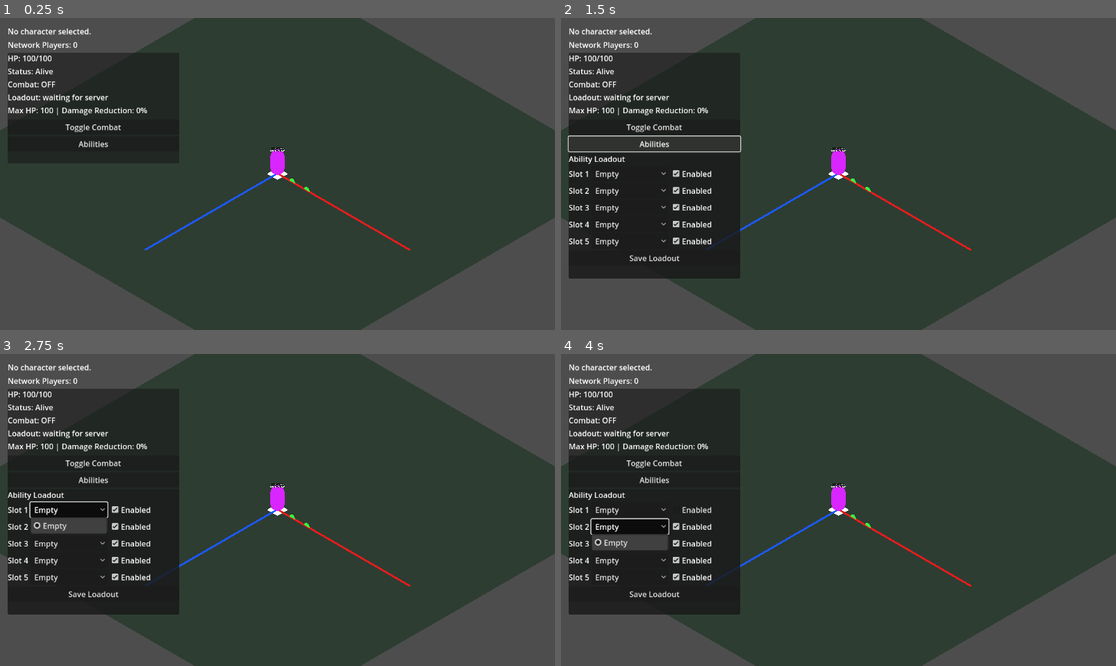
Above: before the commit, frames 1-4 (two rows, left to right).
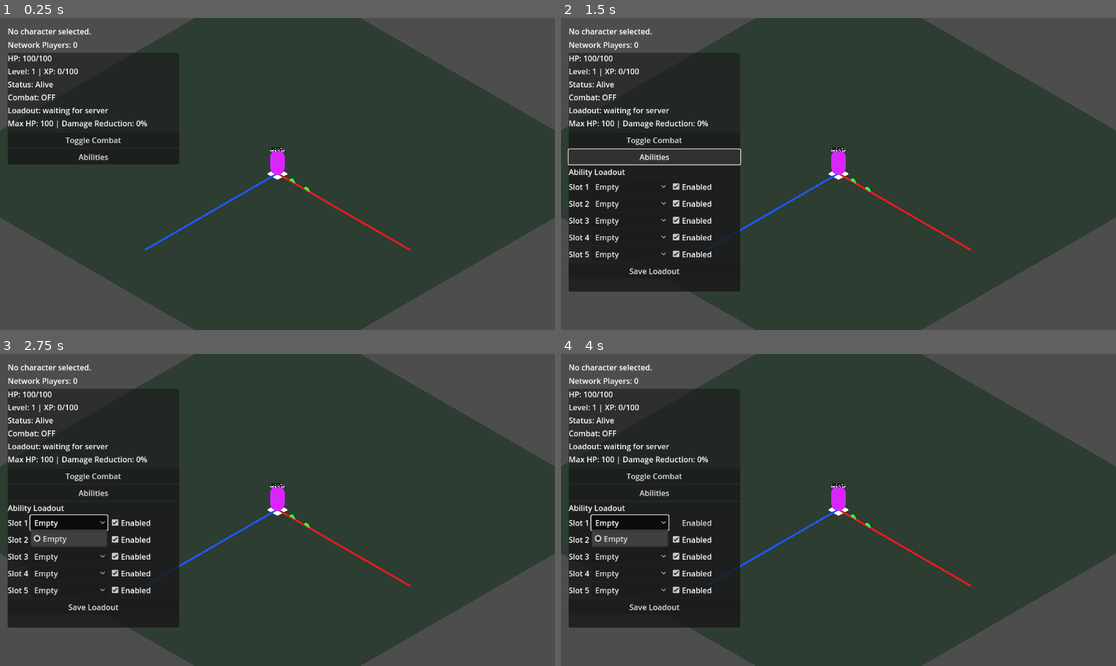
Above: after the commit, the same moments.

Repository: ademastrie/rpg_prototype
Game: Godot game, scene res://scenes/client/client_game.tscn
Two runs of this game, one before a commit and one after it. Both use one fixed random seed, a clock stepped at 60 frames per second and the inputs below. This scene is started directly instead of the project's main scene.
Inputs:
- Up to frame 1 (0.25 s): no input
- Up to frame 2 (1.5 s): click "Toggle Combat" at 0.5 s; click "Abilities" at 1.25 s
- Up to frame 3 (2.75 s): click "Empty" at 2 s
- Up to frame 4 (4 s): click "Enabled" at 2.75 s; click "Empty" at 3.5 s

The runs differ from the first frame. In frame 1, 1.4% of the frame differs, in the area x 1-33%, y 16-47%; in frame 2, 5.1%; in frame 3, 5.6%, in the area x 1-33%, y 16-88%; in frame 4, 5.0%.

Commit message:
Add persistent character XP and leveling

Diff:
--- a/godot/scenes/client/game_hud.tscn
+++ b/godot/scenes/client/game_hud.tscn
@@ -21,6 +21,10 @@
 layout_mode = 2
 text = "HP: 100/100"
 
+[node name="ProgressionLabel" type="Label" parent="Panel/VBoxContainer"]
+layout_mode = 2
+text = "Level: 1 | XP: 0/100"
+
 [node name="StatusLabel" type="Label" parent="Panel/VBoxContainer"]
 layout_mode = 2
 text = "Status: Alive"
--- a/godot/scripts/client/client_game.gd
+++ b/godot/scripts/client/client_game.gd
@@ -48,6 +48,7 @@
 	world_spawner.player_health_updated.connect(_on_player_health_updated)
 	world_spawner.player_down_state_updated.connect(_on_player_down_state_updated)
 	world_spawner.player_combat_stats_updated.connect(_on_player_combat_stats_updated)
+	world_spawner.character_progression_updated.connect(_on_character_progression_updated)
 	world_spawner.combat_mode_updated.connect(_on_combat_mode_updated)
 	world_spawner.ability_enabled_updated.connect(_on_ability_enabled_updated)
 	world_spawner.ability_state_updated.connect(_on_ability_state_updated)
@@ -75,9 +76,11 @@
 
 	var character_name := str(selected_character.get("name", "Unnamed"))
 	var level := int(selected_character.get("level", 1))
+	var xp := int(selected_character.get("xp", 0))
 	var region_id := str(selected_character.get("region_id", "unknown_region"))
 	_character_status_text = "Character: %s | Level %s | Region: %s" % [character_name, level, region_id]
 	status_label.text = _character_status_text
+	game_hud.call("update_progression", level, xp, level * 100)
 	if debug_client_startup_logs:
 		print("Client game loaded character: %s" % selected_character)
 
@@ -192,6 +195,27 @@
 	game_hud.call("update_combat_stats", combat_stats)
 
 
+func _on_character_progression_updated(peer_id: int, progression: Dictionary) -> void:
+	if peer_id != multiplayer.get_unique_id():
+		return
+
+	var level: int = int(progression.get("level", 1))
+	var xp: int = int(progression.get("xp", 0))
+	var xp_to_next: int = int(progression.get("xp_to_next", level * 100))
+	game_hud.call("update_progression", level, xp, xp_to_next)
+	selected_character["level"] = level
+	selected_character["xp"] = xp
+	ClientSession.selected_character["level"] = level
+	ClientSession.selected_character["xp"] = xp
+	_character_status_text = "Character: %s | Level %s | Region: %s" % [
+		str(selected_character.get("name", "Unnamed")),
+		level,
+		str(selected_character.get("region_id", "unknown_region")),
+	]
+	if not _is_local_player_down:
+		status_label.text = _character_status_text
+
+
 func _on_player_down_state_updated(peer_id: int, is_down: bool) -> void:
 	if peer_id != multiplayer.get_unique_id():
 		return
--- a/godot/scripts/client/game_hud.gd
+++ b/godot/scripts/client/game_hud.gd
@@ -6,6 +6,7 @@
 
 @onready var hud_vbox: VBoxContainer = $Panel/VBoxContainer
 @onready var hp_label: Label = $Panel/VBoxContainer/HPLabel
+@onready var progression_label: Label = $Panel/VBoxContainer/ProgressionLabel
 @onready var status_label: Label = $Panel/VBoxContainer/StatusLabel
 @onready var combat_label: Label = $Panel/VBoxContainer/CombatLabel
 @onready var loadout_label: Label = $Panel/VBoxContainer/LoadoutLabel
@@ -32,6 +33,7 @@
 	combat_toggle_button.pressed.connect(_on_combat_toggle_button_pressed)
 	_build_ability_panel()
 	update_health(100, 100)
+	update_progression(1, 0, 100)
 	update_down_state(false)
 	update_combat_mode(false)
 	_build_combat_stats_label()
@@ -52,6 +54,10 @@
 
 func update_health(current_hp: int, max_hp: int) -> void:
 	hp_label.text = "HP: %s/%s" % [current_hp, max_hp]
+
+
+func update_progression(level: int, xp: int, xp_to_next: int) -> void:
+	progression_label.text = "Level: %s | XP: %s/%s" % [level, xp, max(xp_to_next, 1)]
 
 
 func update_down_state(is_down: bool) -> void:
--- a/godot/scripts/server/server_game.gd
+++ b/godot/scripts/server/server_game.gd
@@ -15,6 +15,7 @@
 var _session_kill_counts_by_peer: Dictionary = {}
 var _join_timing_start_msec_by_peer: Dictionary = {}
 
+const XP_PER_ENEMY_KILL: int = 25
 const BACKEND_ABILITY_NAME_BY_KEY: Dictionary = {
 	"slash": "Slash",
 	"hp_regen": "HP Regen",
@@ -170,6 +171,8 @@
 
 	var character_id: int = int(response_data.get("character_id", 0))
 	var character_name: String = str(response_data.get("character_name", ""))
+	var level: int = int(response_data.get("level", 1))
+	var xp: int = int(response_data.get("xp", 0))
 	var region_id: String = str(response_data.get("region_id", ""))
 	var position_x: float = float(response_data.get("position_x", 0.0))
 	var position_y: float = float(response_data.get("position_y", 0.0))
@@ -188,6 +191,9 @@
 		"character_id": character_id,
 		"character_name": character_name,
 		"access_token": access_token,
+		"level": level,
+		"xp": xp,
+		"xp_to_next": level * 100,
 		"region_id": region_id,
 		"position_x": position_x,
 		"position_y": position_y,
@@ -299,6 +305,11 @@
 		world_spawner.register_peer_at_position(peer_id, character_name, Vector3(position_x, 0.0, position_y), loadout, ability_enabled, ability_display_names, ability_keys, unlocked_abilities, ability_slot_indexes)
 	else:
 		world_spawner.register_peer(peer_id, character_name, loadout, ability_enabled, ability_display_names, ability_keys, unlocked_abilities, ability_slot_indexes)
+	world_spawner.call("apply_confirmed_character_progression", peer_id, {
+		"level": int(session.get("level", 1)),
+		"xp": int(session.get("xp", 0)),
+		"xp_to_next": int(session.get("xp_to_next", int(session.get("level", 1)) * 100)),
+	})
 	_log_join_timing(peer_id, "initial player sync sent")
 	enemy_spawner.call("sync_peer", peer_id)
 	_log_join_timing(peer_id, "initial enemy sync sent")
@@ -520,6 +531,7 @@
 	var kill_count: int = int(_session_kill_counts_by_peer.get(attacker_peer_id, 0)) + 1
 	_session_kill_counts_by_peer[attacker_peer_id] = kill_count
 	print("Peer %s earned kill credit for enemy %s. Session kills=%s." % [attacker_peer_id, enemy_id, kill_count])
+	_award_kill_xp(attacker_peer_id, enemy_id)
 	for reward_variant in KILL_UNLOCK_REWARDS:
 		var reward: Dictionary = reward_variant as Dictionary
 		var required_kills: int = int(reward.get("kills", 0))
@@ -528,6 +540,75 @@
 			continue
 		if kill_count >= required_kills:
 			_request_session_unlock(attacker_peer_id, ability_key)
+
+
+func _award_kill_xp(peer_id: int, enemy_id: int) -> void:
+	var session: Dictionary = peer_sessions.get(peer_id, {}) as Dictionary
+	if not bool(session.get("joined", false)):
+		return
+
+	var access_token: String = str(session.get("access_token", ""))
+	var character_id: int = int(session.get("character_id", 0))
+	if access_token.strip_edges() == "" or character_id <= 0:
+		print("Cannot award XP for peer %s enemy %s: missing validated session data." % [peer_id, enemy_id])
+		return
+
+	var request: HTTPRequest = HTTPRequest.new()
+	add_child(request)
+	request.request_completed.connect(_on_award_xp_completed.bind(peer_id, enemy_id, request))
+
+	var headers: PackedStringArray = PackedStringArray([
+		"Content-Type: application/json",
+		"Authorization: Bearer %s" % access_token,
+	])
+	var body: String = JSON.stringify({"xp_amount": XP_PER_ENEMY_KILL})
+	var url: String = "%s/characters/%s/xp" % [_normalized_backend_base_url(), character_id]
+	var error: Error = request.request(url, headers, HTTPClient.METHOD_POST, body)
+	if error != OK:
+		print("Failed to start XP award for peer %s enemy %s: %s" % [peer_id, enemy_id, error])
+		request.queue_free()
+
+
+func _on_award_xp_completed(
+	result: int,
+	response_code: int,
+	_headers: PackedStringArray,
+	body: PackedByteArray,
+	peer_id: int,
+	enemy_id: int,
+	request: HTTPRequest
+) -> void:
+	request.queue_free()
+	if not connected_peers.has(peer_id):
+		return
+
+	var response_text: String = body.get_string_from_utf8()
+	if result != HTTPRequest.RESULT_SUCCESS:
+		print("XP award failed for peer %s enemy %s: HTTPRequest result %s." % [peer_id, enemy_id, result])
+		return
+
+	var json: JSON = JSON.new()
+	var parse_error: Error = json.parse(response_text)
+	if parse_error != OK or not (json.data is Dictionary):
+		print("XP award returned invalid JSON for peer %s enemy %s. status=%s response=%s" % [peer_id, enemy_id, response_code, response_text])
+		return
+
+	var response_data: Dictionary = json.data as Dictionary
+	if response_code < 200 or response_code >= 300:
+		print("XP award rejected peer %s enemy %s: status=%s response=%s" % [peer_id, enemy_id, response_code, response_data])
+		return
+
+	var progression: Dictionary = {
+		"level": int(response_data.get("level", 1)),
+		"xp": int(response_data.get("xp", 0)),
+		"xp_to_next": int(response_data.get("xp_to_next", int(response_data.get("level", 1)) * 100)),
+	}
+	var session: Dictionary = peer_sessions.get(peer_id, {}) as Dictionary
+	session["level"] = int(progression.get("level", 1))
+	session["xp"] = int(progression.get("xp", 0))
+	session["xp_to_next"] = int(progression.get("xp_to_next", int(session["level"]) * 100))
+	peer_sessions[peer_id] = session
+	world_spawner.call("apply_confirmed_character_progression", peer_id, progression)
 
 
 func _request_session_unlock(peer_id: int, ability_key: String) -> void:
--- a/godot/scripts/shared/world_spawner.gd
+++ b/godot/scripts/shared/world_spawner.gd
@@ -5,6 +5,7 @@
 signal player_health_updated(peer_id: int, current_hp: int, max_hp: int)
 signal player_down_state_updated(peer_id: int, is_down: bool)
 signal player_combat_stats_updated(peer_id: int, combat_stats: Dictionary)
+signal character_progression_updated(peer_id: int, progression: Dictionary)
 signal combat_mode_updated(peer_id: int, combat_enabled: bool, loadout_entries: Array)
 signal ability_enabled_updated(peer_id: int, ability_name: String, enabled: bool)
 signal ability_state_updated(peer_id: int, ability_name: String, enabled: bool, active: bool, cooldown_remaining: float)
@@ -42,6 +43,7 @@
 var _player_current_hp_by_peer: Dictionary = {}
 var _player_is_down_by_peer: Dictionary = {}
 var _player_combat_stats_by_peer: Dictionary = {}
+var _character_progression_by_peer: Dictionary = {}
 var _player_respawn_positions: Dictionary = {}
 var _last_contact_damage_time_by_peer: Dictionary = {}
 var _combat_enabled_by_peer: Dictionary = {}
@@ -153,6 +155,7 @@
 	_player_current_hp_by_peer.erase(peer_id)
 	_player_is_down_by_peer.erase(peer_id)
 	_player_combat_stats_by_peer.erase(peer_id)
+	_character_progression_by_peer.erase(peer_id)
 	_player_respawn_positions.erase(peer_id)
 	_last_contact_damage_time_by_peer.erase(peer_id)
 	_combat_enabled_by_peer.erase(peer_id)
@@ -221,6 +224,7 @@
 	_ability_enabled_by_peer[peer_id] = _ability_enabled_state_for_loadout(effective_loadout, ability_enabled)
 	_last_ability_time_by_peer[peer_id] = {}
 	_recalculate_player_combat_stats(peer_id, true)
+	_character_progression_by_peer[peer_id] = {"level": 1, "xp": 0, "xp_to_next": 100}
 	var max_hp: int = int(_player_max_hp_by_peer.get(peer_id, player_max_hp))
 	rpc("apply_player_health_update", peer_id, max_hp, max_hp)
 	rpc("apply_player_down_state", peer_id, false)
@@ -230,6 +234,19 @@
 	_send_ability_states(peer_id)
 	_broadcast_hp_regen_active_state(peer_id)
 	_next_spawn_index += 1
+
+
+func apply_confirmed_character_progression(peer_id: int, progression: Dictionary) -> void:
+	if not multiplayer.is_server() or not players.has(peer_id):
+		return
+
+	var confirmed_progression: Dictionary = {
+		"level": int(progression.get("level", 1)),
+		"xp": int(progression.get("xp", 0)),
+		"xp_to_next": int(progression.get("xp_to_next", int(progression.get("level", 1)) * 100)),
+	}
+	_character_progression_by_peer[peer_id] = confirmed_progression
+	rpc_id(peer_id, "apply_character_progression_update", peer_id, confirmed_progression)
 
 
 func _process(delta: float) -> void:
@@ -826,6 +843,12 @@
 
 
 @rpc("authority", "call_remote", "reliable")
+func apply_character_progression_update(peer_id: int, progression: Dictionary) -> void:
+	_character_progression_by_peer[peer_id] = progression.duplicate()
+	character_progression_updated.emit(peer_id, progression)
+
+
+@rpc("authority", "call_remote", "reliable")
 func apply_combat_mode_update(peer_id: int, combat_enabled: bool, loadout_entries: Array) -> void:
 	_combat_enabled_by_peer[peer_id] = combat_enabled
 	var loadout: Array = []
@@ -1152,6 +1175,7 @@
 	_ability_display_names_by_peer.erase(peer_id)
 	_unlocked_abilities_by_peer.erase(peer_id)
 	_ability_enabled_by_peer.erase(peer_id)
+	_character_progression_by_peer.erase(peer_id)
 	_player_is_down_by_peer.erase(peer_id)
 	print("Despawned player for peer %s." % peer_id)
 	spawned_player_count_changed.emit(_spawned_nodes.size())
Not shown, changed: backend/alembic/versions/20260503_081900_create_users_and_characters.py
Not shown, added: backend/alembic/versions/20260504_000002_add_character_progression.py
Not shown, changed: backend/app/characters/router.py
Not shown, changed: backend/app/characters/schemas.py
Not shown, changed: backend/app/game/router.py
Not shown, changed: docs/testing.md
